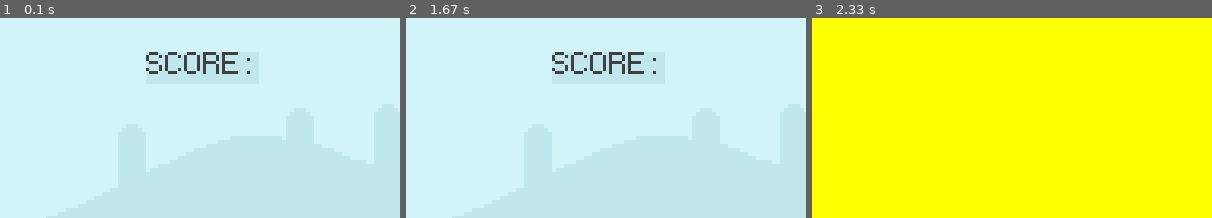
Above: before the commit, frames 1-3 (left to right).
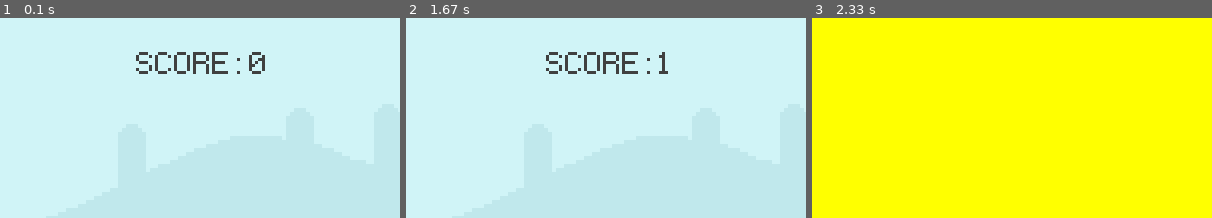
Above: after the commit, the same moments.

Repository: hasanfarhan33/learningPygameAgain
Game: pygame game, started from learningPygame.py
Two runs of this game, one before a commit and one after it. Both use one fixed random seed, a clock stepped at 60 frames per second and the inputs below.
Inputs (mouse positions are % of the whole screen's width and height, from its top left):
- Up to frame 1 (0.1 s): no input
- Up to frame 2 (1.67 s): click (10, 64) at 0.38 s
- Up to frame 3 (2.33 s): tap Space at 1.67 s
The pictures show only the part of the screen within x 25-75%, y 0-50%; the shares and areas given below are measured in that part.

The runs differ from the first frame. In frame 1, 1.8% of the frame differs, in the area x 34-67%, y 17-28%; in frame 2, 1.2%; in frame 3, nothing differs.

Commit message:
added score

Diff:
--- a/learningPygame.py
+++ b/learningPygame.py
@@ -1,7 +1,19 @@
 import pygame
 from sys import exit
 
+startTime = 0
+
+def display_score():
+    # mainFont = pygame.font.Font("font\Pixeltype.ttf", 50)
+    curTime = (pygame.time.get_ticks()) // 1000 - startTime
+    scoreSurface = mainFont.render("SCORE: " + str(curTime), False, (64, 64, 64))
+    scoreRectangle = scoreSurface.get_rect(center=(screen.get_width()//2, 50))
+    screen.blit(scoreSurface, scoreRectangle)
+
 pygame.init()
+
+# Font
+mainFont = pygame.font.Font("font\Pixeltype.ttf", 50)
 
 pygame.display.set_caption("Learning Pygame Again")
 screen = pygame.display.set_mode((800, 400))
@@ -9,14 +21,13 @@
 # Used to control the frame rate
 clock = pygame.time.Clock()
 
-# Font
-mainFont = pygame.font.Font("font\Pixeltype.ttf", 50)
+
 
 groundSurface = pygame.image.load("graphics\ground.png").convert()
 skySurface = pygame.image.load("graphics\Sky.png").convert()
 
-scoreSurface = mainFont.render("SCORE: ", False, (64, 64, 64))
-scoreRectangle = scoreSurface.get_rect(center = (screen.get_width() // 2, 50))
+# scoreSurface = mainFont.render("SCORE: ", False, (64, 64, 64))
+# scoreRectangle = scoreSurface.get_rect(center = (screen.get_width() // 2, 50))
 
 snailSurface = pygame.image.load("graphics\snail\snail1.png").convert_alpha()
 snailRectangle = snailSurface.get_rect(midbottom = (600, 300))
@@ -28,6 +39,8 @@
 
 # Game States
 gameActive = True
+
+
 
 while True:
     # Event Loop
@@ -56,6 +69,7 @@
             if event.type == pygame.KEYDOWN and event.key == pygame.K_SPACE:
                 gameActive = True
                 snailRectangle.left = screen.get_width() + 5
+                startTime = (pygame.time.get_ticks()) // 1000
 
     # draw all elements
     '''
@@ -91,9 +105,10 @@
         screen.blit(groundSurface, (0, 300))
 
         # Adding the text
-        pygame.draw.rect(screen, "#c0e8ec", scoreRectangle, 10) # Draws border around text
-        pygame.draw.rect(screen, "#c0e8ec", scoreRectangle) # Fills the border
-        screen.blit(scoreSurface, scoreRectangle)
+        # pygame.draw.rect(screen, "#c0e8ec", scoreRectangle, 10) # Draws border around text
+        # pygame.draw.rect(screen, "#c0e8ec", scoreRectangle) # Fills the border
+        # screen.blit(scoreSurface, scoreRectangle)
+        display_score()
 
         # SNAIL
         snailRectangle.x -= 4
